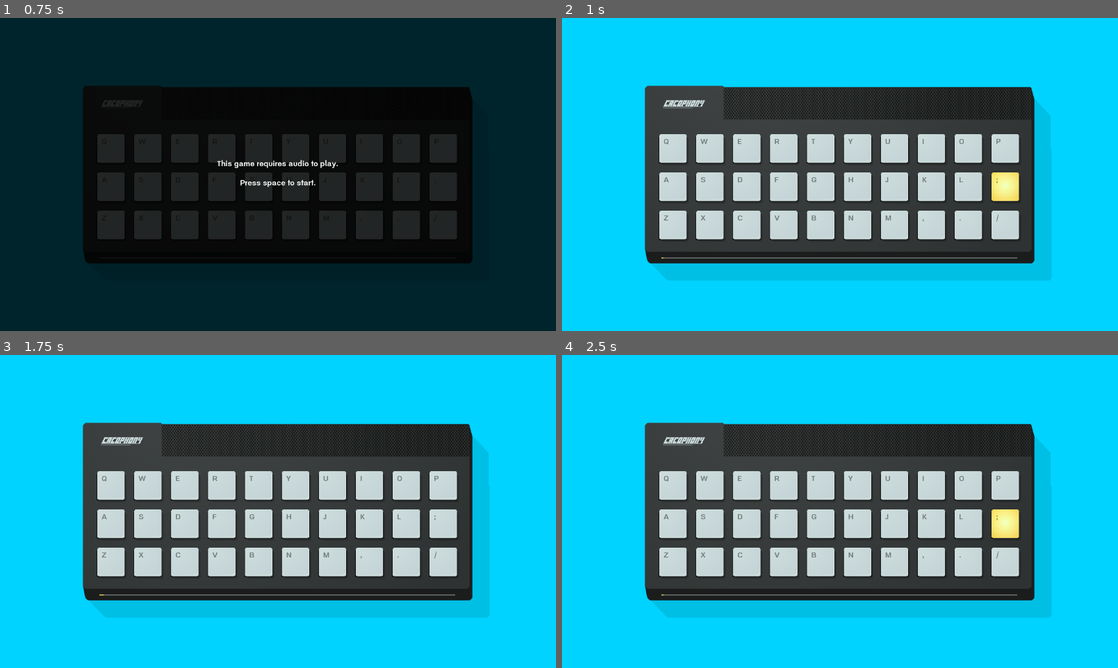
Above: before the commit, frames 1-4 (two rows, left to right).
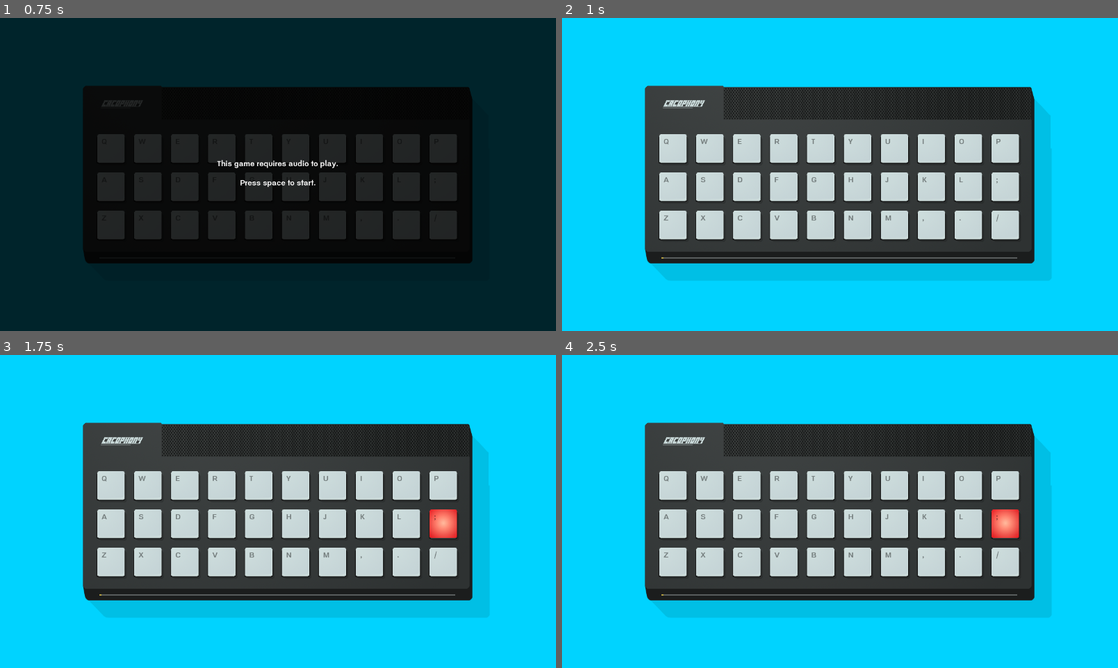
Above: after the commit, the same moments.

Repository: winterbeak/cacophony-t35x
Game: Godot game, scene res://scenes/Main.tscn
Same seed, same stepped clock (60 frames per second), same inputs: the game is played once before the commit and once after it.
Inputs:
- Up to frame 1 (0.75 s): tap Enter at 0.5 s; tap , (S) at 0.6 s
- Up to frame 2 (1 s): tap Space (space) at 0.8 s
- Up to frame 3 (1.75 s): tap Space (space) at 1.35 s; tap , (S) at 1.55 s
- Up to frame 4 (2.5 s): tap Space (space) at 2, 2.3 s; tap , (S) at 2.1 s

Frame 1 is identical in both runs. In frame 2, 0.5% of the frame differs, in the area x 77-83%, y 49-59%; in frame 3, 0.5%, in the area x 18-83%, y 49-77%; in frame 4, 0.5%.

Commit message:
Replace direct references to child nodes in Grid

Diff:
--- a/Analog Cacophony/scripts/Grid.gd
+++ b/Analog Cacophony/scripts/Grid.gd
@@ -5,10 +5,26 @@
 var started: bool = false
 var current_beat: int = 0
 
+onready var first_row_1 = $QueryComponent
+onready var first_row_2 = $ChordComponent
+onready var first_row_3 = $SequenceComponent
+
+onready var second_row_1 = $ScaleComponent
+onready var second_row_2 = $VolumeComponent
+onready var second_row_3 = $CountComponent
+onready var second_row_4 = $NumberComponent
+onready var second_row_5 = $TwoTimingComponent
+onready var second_row_6 = $OneTimingComponent
+
+onready var third_row_1 = $CadenceComponent
+onready var third_row_2 = $DirectionComponent
+onready var third_row_3 = $AlternateComponent
+onready var third_row_4 = $MemoryComponent
+
 onready var rows = [
-	[$QueryComponent, $ChordComponent, $SequenceComponent],
-	[$ScaleComponent, $VolumeComponent, $CountComponent, $NumberComponent, $TwoTimingComponent, $OneTimingComponent],
-	[$CadenceComponent, $DirectionComponent, $AlternateComponent, $MemoryComponent]
+	[first_row_1, first_row_2, first_row_3],
+	[second_row_1, second_row_2, second_row_3, second_row_4, second_row_5, second_row_6],
+	[third_row_1, third_row_2, third_row_3, third_row_4]
 ]
 onready var components = []
 onready var beat_keeper = $BeatKeeper
@@ -40,26 +56,26 @@
 		component.connect_fail(self)
 
 	# Row 1 position setting
-	$ChordComponent.position.x = Constants.LIGHT_DISTANCE_HORIZ * 4
-	$SequenceComponent.position.x = Constants.LIGHT_DISTANCE_HORIZ * 6
+	first_row_2.position.x = Constants.LIGHT_DISTANCE_HORIZ * 4
+	first_row_3.position.x = Constants.LIGHT_DISTANCE_HORIZ * 6
 
 	# Row 2 position setting
 	for component in rows[1]:
 		component.position.y = Constants.LIGHT_DISTANCE_VERT
 
-	$VolumeComponent.position.x = Constants.LIGHT_DISTANCE_HORIZ
-	$CountComponent.position.x = Constants.LIGHT_DISTANCE_HORIZ * 3
-	$NumberComponent.position.x = Constants.LIGHT_DISTANCE_HORIZ * 6
-	$TwoTimingComponent.position.x = Constants.LIGHT_DISTANCE_HORIZ * 7
-	$OneTimingComponent.position.x = Constants.LIGHT_DISTANCE_HORIZ * 9
+	second_row_2.position.x = Constants.LIGHT_DISTANCE_HORIZ
+	second_row_3.position.x = Constants.LIGHT_DISTANCE_HORIZ * 3
+	second_row_4.position.x = Constants.LIGHT_DISTANCE_HORIZ * 6
+	second_row_5.position.x = Constants.LIGHT_DISTANCE_HORIZ * 7
+	second_row_6.position.x = Constants.LIGHT_DISTANCE_HORIZ * 9
 
 	# Row 3 position setting
 	for component in rows[2]:
 		component.position.y = Constants.LIGHT_DISTANCE_VERT * 2
 
-	$DirectionComponent.position.x = Constants.LIGHT_DISTANCE_HORIZ * 3
-	$AlternateComponent.position.x = Constants.LIGHT_DISTANCE_HORIZ * 4
-	$MemoryComponent.position.x = Constants.LIGHT_DISTANCE_HORIZ * 7
+	third_row_2.position.x = Constants.LIGHT_DISTANCE_HORIZ * 3
+	third_row_3.position.x = Constants.LIGHT_DISTANCE_HORIZ * 4
+	third_row_4.position.x = Constants.LIGHT_DISTANCE_HORIZ * 7
 
 	lock_components()
 
@@ -79,7 +95,6 @@
 	beat_sequence.shuffle()
 	beat_keeper.start(BEAT_TIME)
 	unlock_components()
-	$OneTimingComponent.activate(5)
 
 func stop():
 	started = false
